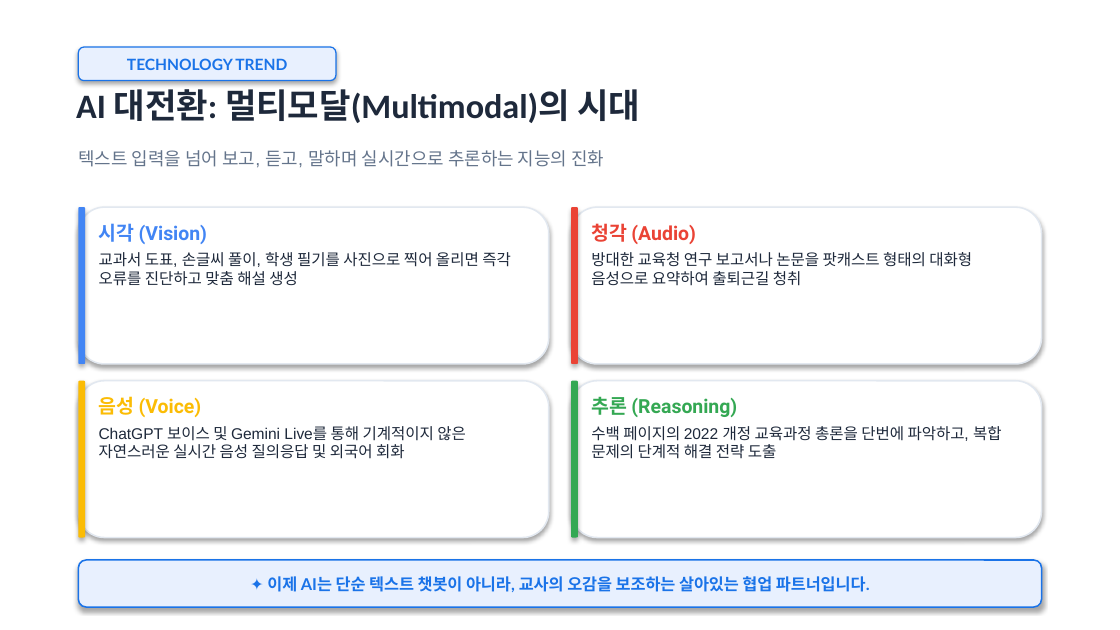
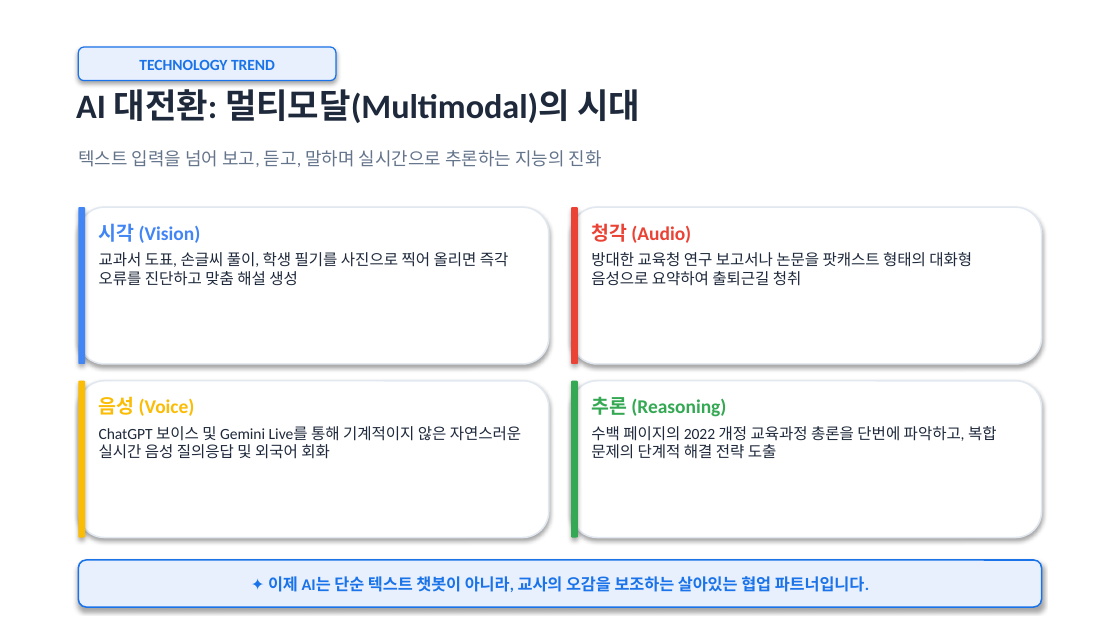
Before and after one commit to kecfai7/ppt_master, a slide deck: slide 3 of presentations/AI 시대-교육의 문법이 바뀌다-앨리스.pptx. Drawn at 1120x630 pixels with LibreOffice and Linux fonts; fonts in the diff are those of the drawing; background and template pictures are left out. Boxes give left, top, right and bottom in pixels: in the first picture for what was removed or moved away, otherwise in the second. Text is boxed around its words. In the diff, an @@ line names an element or a change of style, - is before the commit and + after.

Commit message:
Normalize all 14 presentations to canonical Paperlogy font

```diff
--- a/presentations/AI 시대-교육의 문법이 바뀌다-앨리스.pptx
+++ b/presentations/AI 시대-교육의 문법이 바뀌다-앨리스.pptx
@@ rounded rectangle "TECHNOLOGY TREND" at (x1=78, y1=47, x2=336, y2=81): font Lato to Calibri @@
@@ text "텍스트 입력을 넘어 보고, 듣고, ..." at (x1=78, y1=150, x2=602, y2=167): font Arial to Calibri @@
@@ text "시각 (Vision)" at (x1=99, y1=223, x2=509, y2=286): font Roboto to Calibri in "시각 (Vision)"; font Arial to Calibri in "교과서 도표, 손글씨 풀이, 학생 필기를 사진으로 ..." @@
@@ text "청각 (Audio)" at (x1=591, y1=223, x2=972, y2=286): font Roboto to Calibri in "청각 (Audio)"; font Arial to Calibri in "방대한 교육청 연구 보고서나 논문을 팟캐스트 형태의 ..." @@
@@ text "음성 (Voice)" at (x1=99, y1=396, x2=521, y2=459): font Roboto to Calibri in "음성 (Voice)"; font Arial to Calibri in "ChatGPT 보이스 및 Gemini Live를 통해 기계적이지 ..." @@
@@ text "추론 (Reasoning)" at (x1=591, y1=396, x2=997, y2=459): font Roboto to Calibri in "추론 (Reasoning)"; font Arial to Calibri in "수백 페이지의 2022 개정 교육과정 총론을 단번에 ..." @@
@@ rounded rectangle "✦ 이제 AI는 단순 텍스트 ..." at (x1=78, y1=560, x2=1042, y2=607): font Lato to Calibri @@
```
Also in this commit, not shown: 21 other slides changed, 20 other files.
